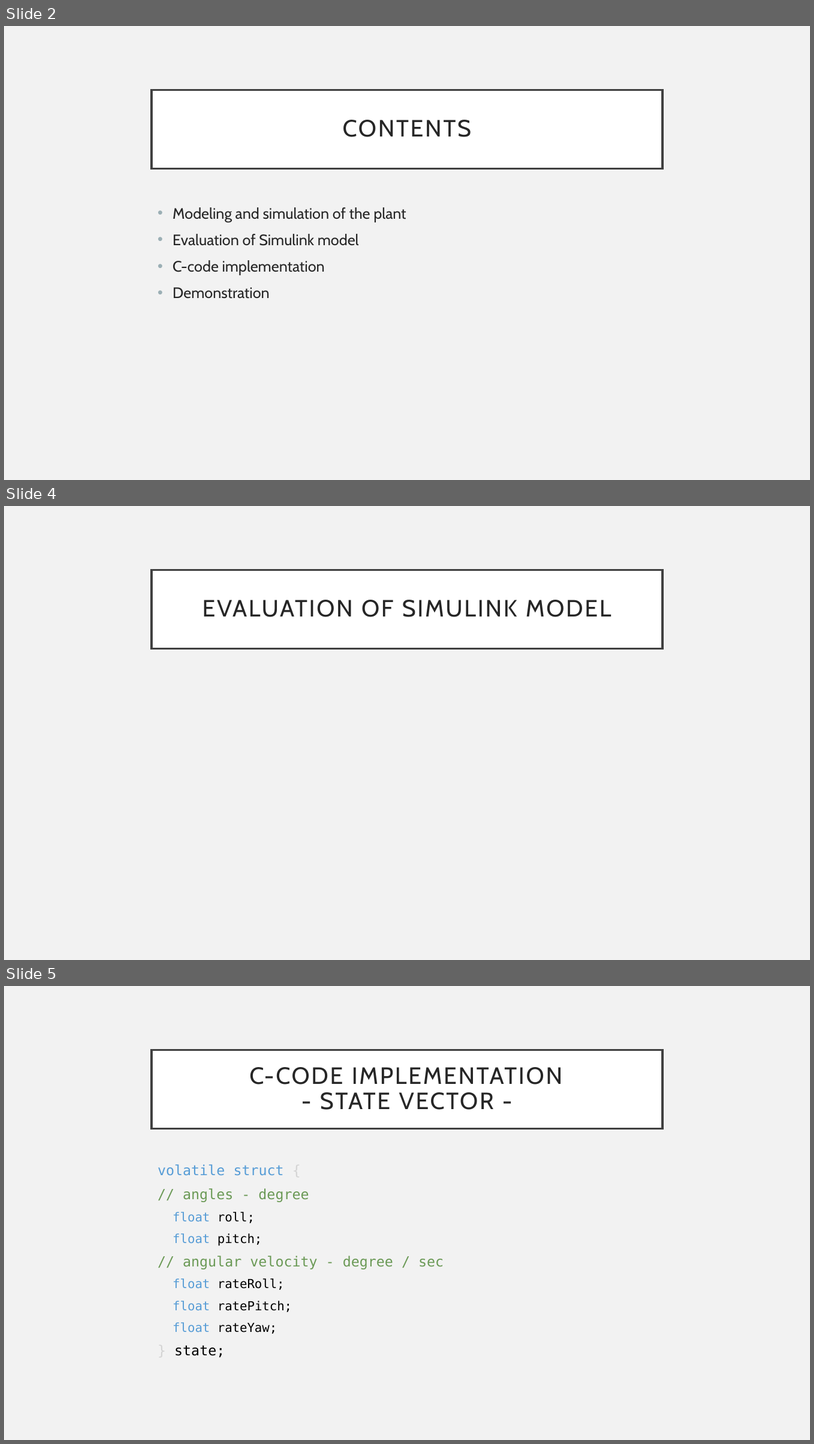
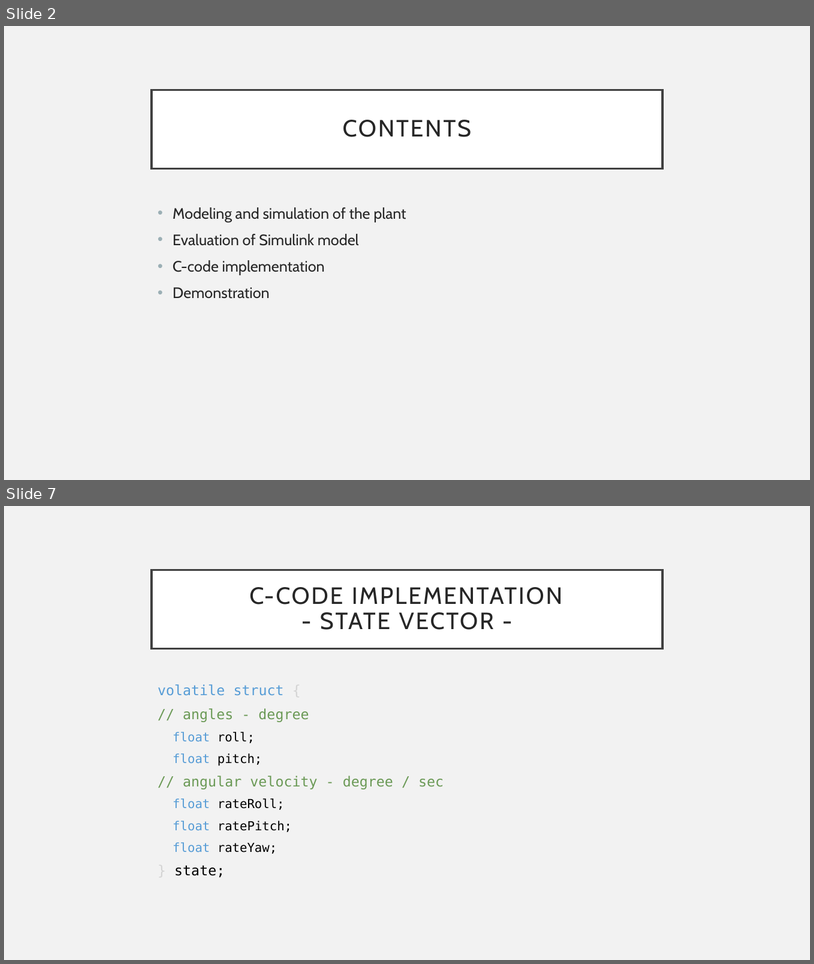
Before and after one commit to jonherz/quadcopter_g22, a slide deck: project_presentation/project_presentation.pptx. Shown one above the other, each under a label of ours: slides 2, 4 and 5 before the commit, slides 2 and 7 after it; the slides between them are not shown. The pictures are 814x1444 and 814x964 pixels, drawn with LibreOffice and Linux fonts; fonts in the diff are those of the drawing. Boxes give left, top, right and bottom in pixels: in the first picture for what was removed or moved away, otherwise in the second. Text is boxed around its words. In the diff, an @@ line names an element or a change of style, - is before the commit and + after.

```diff
--- a/project_presentation/project_presentation.pptx
+++ b/project_presentation/project_presentation.pptx
@@ slide 4 removed at (4, 506, 810, 960), background #F2F2F2 @@
@@ title removed at (152, 570, 663, 648) @@
-EVALUATION OF SIMULINK MODEL
@@ what was slide 5 is now slide 7 @@
```
Also in this commit, not shown: 1 slide changed, 3 slides added.
